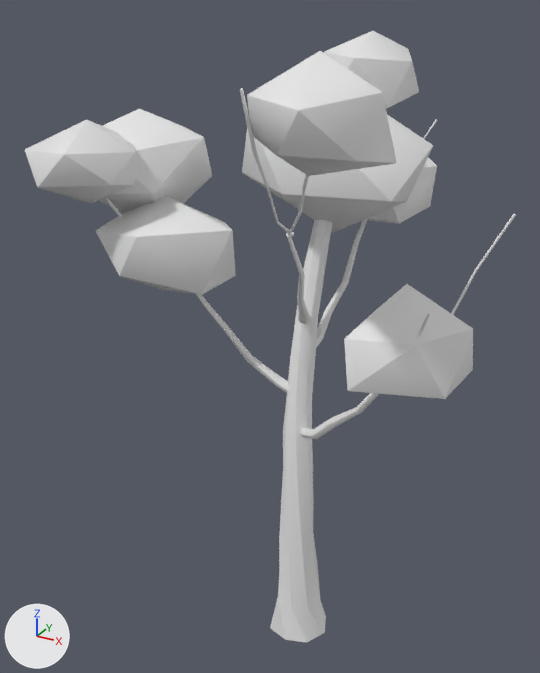
An edit to the glTF model public/assets/models/trees/tree_03.glb, drawn before and after from the same camera.
One viewpoint serves both versions: a 50 mm lens placed at (5.38, -10.67, 11.74), pointed at (-1.05, 1.02, 5.9). Lighting does not change. The marker at lower left points along +X, +Y and +Z. The older version comes first. Vertices at exactly the same position are counted once.

Objects in the first picture: 'hero_tree_310'.
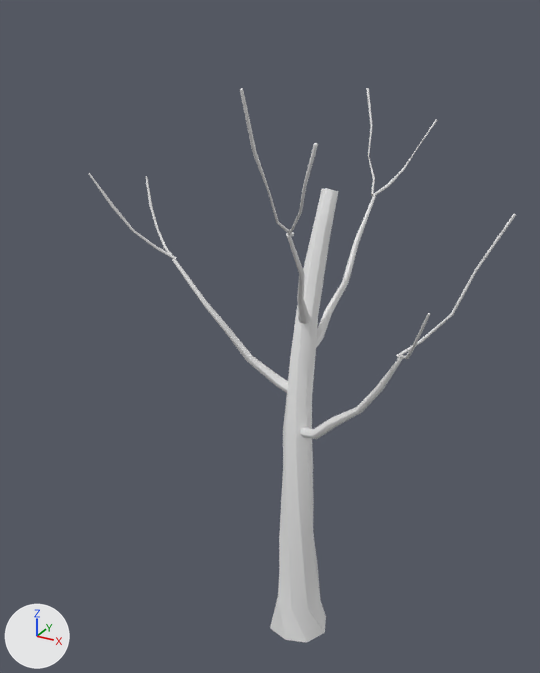
Pixel boxes [x1, y1, x2, y2] of what changed, in the pictures (540 x 673 px):
'hero_tree_310', reshaped (13% narrower, 9% shorter): before [25, 31, 516, 642]; after [89, 88, 516, 642]
part 1 of me_hero_tree_310, deleted: before [25, 31, 473, 399]

What changed in the scene script:
```text
Change me_hero_tree_310:
    used by ob_hero_tree_310; location = (0.0, 0.0, 0.0)
    remove me_hero_tree_310.from_pydata(...)  # 2629 vertices, 5152 faces; spans x -5.04..3.44, y -3.02..5.1, z -0.01..11.33
    add me_hero_tree_310.from_pydata(...)  # 1897 vertices, 3720 faces; spans x -3.73..3.44, y -2.58..4.15, z -0.01..10.85
    me_hero_tree_310 part 1: 8 loose pieces with 732 vertices, spanning x -5.04..3.16, y -3.02..5.1, z 6.21..11.33, are deleted
```
